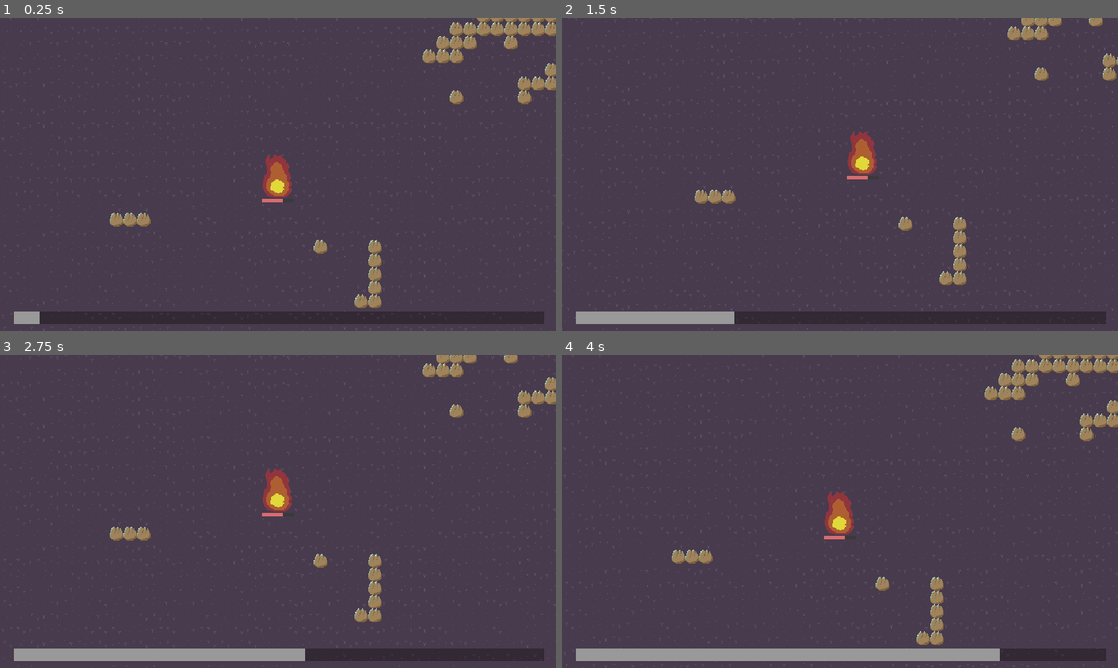
Above: before the commit, frames 1-4 (two rows, left to right).
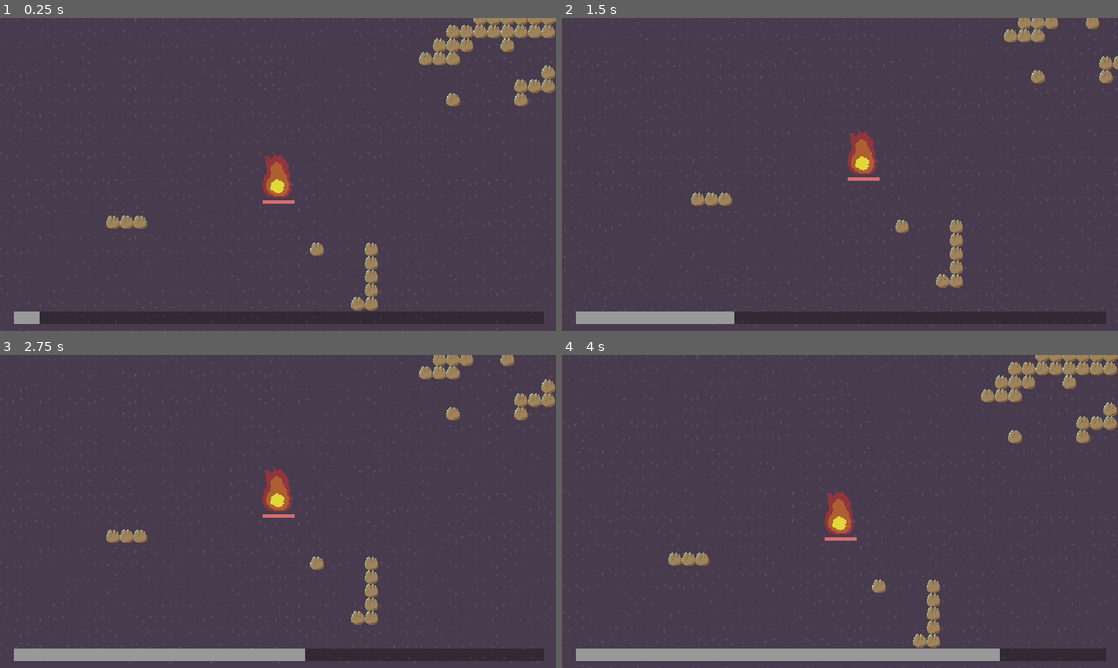
Above: after the commit, the same moments.

Repository: sushitoad/tower-defense-prototype
Game: Godot game, scene res://scenes/test_scene.tscn
Same seed, same stepped clock (60 frames per second), same inputs: the game is played once before the commit and once after it.
Inputs (mouse positions are in pixels of both pictures, inside the frame that each line leads up to):
- Up to frame 1 (0.25 s): no input
- Up to frame 2 (1.5 s): move the mouse to (962, 158) at 0.52 s; tap S (CameraDown) at 0.6 s; move the mouse to (728, 190) at 1.27 s; tap A (CameraLeft) at 1.35 s
- Up to frame 3 (2.75 s): move the mouse to (333, 442) at 2.02 s; tap D (CameraRight) at 2.1 s
- Up to frame 4 (4 s): move the mouse to (812, 574) at 2.77 s; tap W (CameraUp) at 2.85 s; move the mouse to (1006, 558) at 3.52 s; click (1006, 558) at 3.6 s

The runs differ from the first frame. In frame 1, 6.2% of the frame differs, in the area x 0-100%, y 0-100%; in frame 2, 5.3%; in frame 3, 5.4%; in frame 4, 6.2%.

Commit message:
beginning HF animatablebody

Diff:
--- a/scenes/prism_beacon.tscn
+++ b/scenes/prism_beacon.tscn
@@ -160,7 +160,7 @@
 
 [node name="Area2D" type="Area2D" parent="." unique_id=1582080460 node_paths=PackedStringArray("animSprite", "bulletSpawnPos", "buddyLines")]
 script = ExtResource("2_gs3bi")
-attackSpeed = 3.0
+attackSpeed = 1.2
 animSprite = NodePath("../AnimatedSprite2D")
 bullet = ExtResource("3_oeg75")
 bulletSpawnPos = NodePath("BulletSpawnPoint")
--- a/scenes/test_scene.tscn
+++ b/scenes/test_scene.tscn
@@ -5,7 +5,7 @@
 [ext_resource type="PackedScene" uid="uid://cjh8qx3046uwq" path="res://scenes/beacon_manager.tscn" id="2_j8ivh"]
 [ext_resource type="PackedScene" uid="uid://bc0yshgi1t31y" path="res://scenes/menu_manager.tscn" id="3_s36qc"]
 [ext_resource type="PackedScene" uid="uid://blkwgp5ucujp6" path="res://scenes/time_manager.tscn" id="4_6qxox"]
-[ext_resource type="PackedScene" uid="uid://nwxp6m1042v5" path="res://scenes/the_heartfire.tscn" id="4_7ddre"]
+[ext_resource type="PackedScene" uid="uid://cm6w2k2mwkoew" path="res://scenes/the_heartfire_v2.tscn" id="4_h3xc6"]
 [ext_resource type="PackedScene" uid="uid://c3ly8m2djtyo2" path="res://scenes/enemy_spawner.tscn" id="5_6qxox"]
 [ext_resource type="PackedScene" uid="uid://ly2hrj4mpj4g" path="res://scenes/sun_beacon_v2.tscn" id="6_h3xc6"]
 [ext_resource type="PackedScene" uid="uid://bke6wmd6gbbnp" path="res://scenes/camera.tscn" id="10_s36qc"]
@@ -55,6 +55,9 @@
 unique_name_in_owner = true
 timeToVictory = 120.0
 
+[node name="TheHeartfire" parent="." unique_id=1200253683 instance=ExtResource("4_h3xc6")]
+position = Vector2(602, 528)
+
 [node name="BuildUI" parent="." unique_id=1972469658 instance=ExtResource("1_g7g4h")]
 
 [node name="BeaconManager" parent="." unique_id=602770577 node_paths=PackedStringArray("buildUI") instance=ExtResource("2_j8ivh")]
@@ -89,8 +92,5 @@
 spawnDelay = 0.4
 activatesLater = true
 
-[node name="TheHeartfire" parent="." unique_id=721718598 instance=ExtResource("4_7ddre")]
-position = Vector2(598, 531)
-
 [node name="Camera2D" parent="." unique_id=604267686 instance=ExtResource("10_s36qc")]
 position = Vector2(601, 541)
--- /dev/null
+++ b/scenes/the_heartfire_v2.tscn
@@ -0,0 +1,61 @@
+[gd_scene format=3 uid="uid://cm6w2k2mwkoew"]
+
+[ext_resource type="Texture2D" uid="uid://dhckqq35ourm6" path="res://art/heartfire proto 1.png" id="1_2umba"]
+[ext_resource type="Script" uid="uid://b63ifx0lxk1td" path="res://scripts/new_beacon.gd" id="1_htxhm"]
+
+[sub_resource type="SpriteFrames" id="SpriteFrames_htxhm"]
+animations = [{
+"frames": [{
+"duration": 1.0,
+"texture": ExtResource("1_2umba")
+}],
+"loop": true,
+"name": &"default",
+"speed": 5.0
+}]
+
+[sub_resource type="CapsuleShape2D" id="CapsuleShape2D_pgqkw"]
+radius = 14.0
+height = 40.0
+
+[sub_resource type="CircleShape2D" id="CircleShape2D_htxhm"]
+radius = 80.0
+
+[sub_resource type="StyleBoxFlat" id="StyleBoxFlat_htxhm"]
+bg_color = Color(0.2231029, 0.2231029, 0.22310284, 0.87058824)
+
+[sub_resource type="StyleBoxFlat" id="StyleBoxFlat_pgqkw"]
+bg_color = Color(0.84313726, 0.42352942, 0.4392157, 1)
+
+[node name="TheHeartfire" type="AnimatableBody2D" unique_id=1200253683 groups=["beacon"]]
+collision_layer = 3
+script = ExtResource("1_htxhm")
+maxHealth = 2000
+allure = 50.0
+beaconType = 2
+
+[node name="AnimatedSprite2D" type="AnimatedSprite2D" parent="." unique_id=630219344]
+sprite_frames = SubResource("SpriteFrames_htxhm")
+
+[node name="CollisionShape2D" type="CollisionShape2D" parent="." unique_id=829771217]
+position = Vector2(0, 7)
+shape = SubResource("CapsuleShape2D_pgqkw")
+
+[node name="NearbyBeaconArea2D" type="Area2D" parent="." unique_id=1174594963]
+collision_layer = 2
+collision_mask = 2
+
+[node name="NearbyBeaconShape2D" type="CollisionShape2D" parent="NearbyBeaconArea2D" unique_id=1818429906]
+shape = SubResource("CircleShape2D_htxhm")
+
+[node name="HealthBar" type="ProgressBar" parent="." unique_id=1198710064]
+offset_left = -18.0
+offset_top = 30.0
+offset_right = 20.0
+offset_bottom = 34.0
+theme_override_colors/font_color = Color(0.95, 0.95, 0.95, 1)
+theme_override_styles/background = SubResource("StyleBoxFlat_htxhm")
+theme_override_styles/fill = SubResource("StyleBoxFlat_pgqkw")
+value = 66.0
+rounded = true
+show_percentage = false
--- a/scripts/new_beacon.gd
+++ b/scripts/new_beacon.gd
@@ -35,7 +35,7 @@
 
 func _process(_delta: float) -> void:
 	if isBeingPlaced:
-		#print(nearbyBeacons)
+		print(nearbyBeacons)
 		#this assumes that nearbyRadius is bigger than distanceNeededToPlace
 		#i think I'm ok with that but I wanna remember
 		for beacon in nearbyBeacons:
@@ -80,10 +80,6 @@
 	if body.is_in_group("beacon") and body != self:
 		if body is CharacterBody2D:
 			return
-		#this is specifically broken on the prism beacon for some reason
-		#lightburn and sun v2 seem to be more or less working
-		#the print statement near the end w "nearby" seems funky...
-			#maybe less so than I thought?
 		nearbyBeacons.append(body)
 		update_nearby_beacons.emit()
 		print(body.name + " nearby")
--- a/scripts/prism_beacon.gd
+++ b/scripts/prism_beacon.gd
@@ -143,10 +143,11 @@
 	prismBuddies[1] = two
 
 func _on_prism_buddies_area_2d_body_entered(body: Node2D) -> void:
-	if body.is_in_group("beacon") and body.beaconType == GlobalEnums.BeaconType.PRISM:
-		if !body.find_child("Area2D").hasTwoBuddies:
-			potentialPrismBuddies.append(body)
-			print("added new potential buddy!")
+	if body != self:
+		if body.is_in_group("beacon") and body.beaconType == GlobalEnums.BeaconType.PRISM:
+			if !body.find_child("Area2D").hasTwoBuddies:
+				potentialPrismBuddies.append(body)
+				print("added new potential buddy!")
 
 func _on_prism_buddies_area_2d_body_exited(body: Node2D) -> void:
 	if body.is_in_group("beacon") and body.beaconType == GlobalEnums.BeaconType.PRISM:
